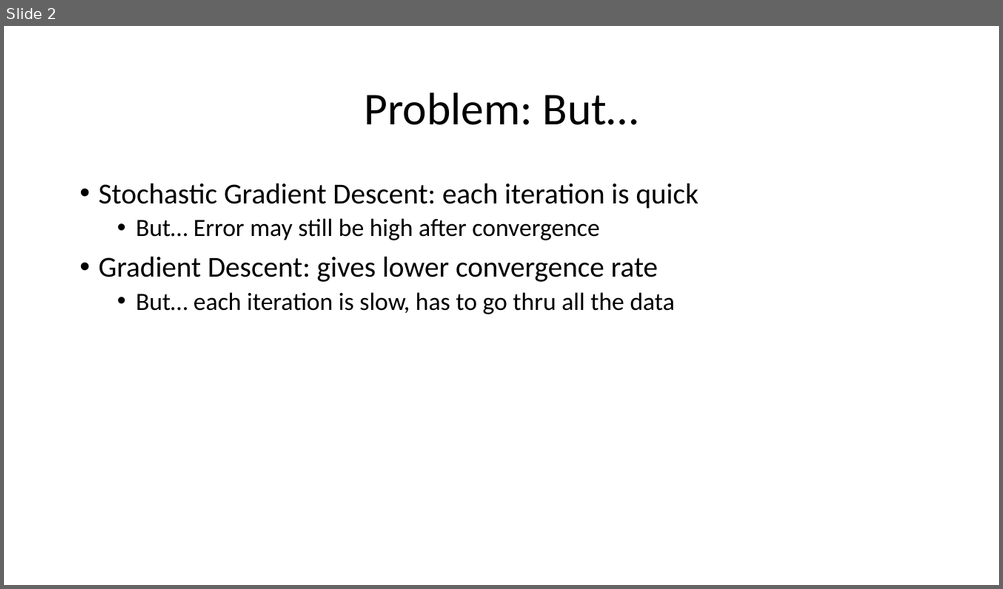
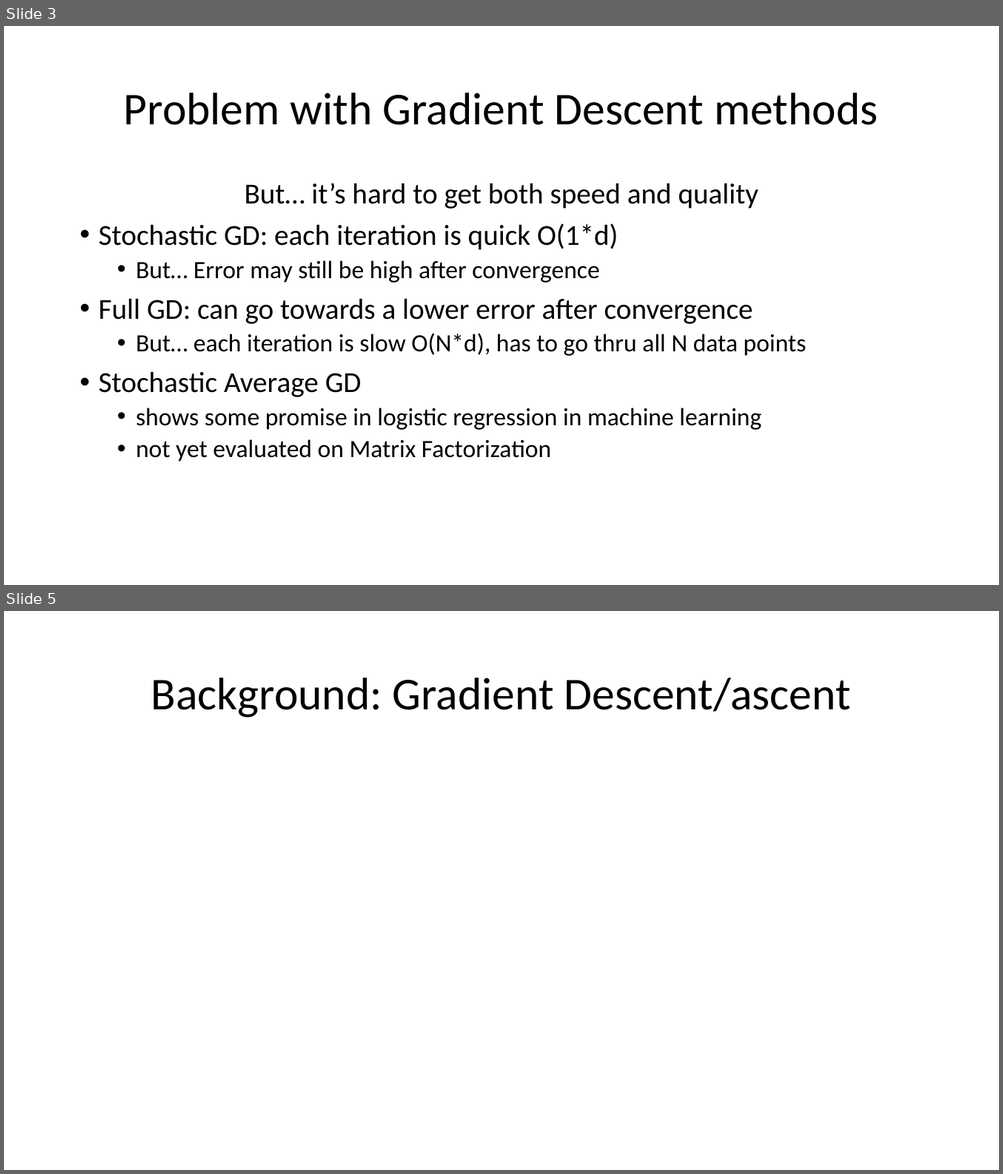
Before and after one commit to jamestklo/MatrixFactorizationMatlab, a slide deck: cs534L-AdaptiveDescent.pptx. Shown one above the other, each under a label of ours: slide 2 before the commit, slides 3 and 5 after it; the slides between them are not shown. The pictures are 1003x589 and 1003x1174 pixels, drawn with LibreOffice and Linux fonts; fonts in the diff are those of the drawing; grey boxes stand for pictures. Boxes give left, top, right and bottom in pixels: in the first picture for what was removed or moved away, otherwise in the second. Text is boxed around its words. In the diff, an @@ line names an element or a change of style, - is before the commit and + after.

```diff
--- a/cs534L-AdaptiveDescent.pptx
+++ b/cs534L-AdaptiveDescent.pptx
@@ slide 5 added at [4,611,999,1170], background #FFFFFF @@
@@ title added at [151,678,851,718], 44 pt, text #000000 @@
+Background: Gradient Descent/ascent
@@ what was slide 2 is now slide 3 @@
@@ slide 3 changed as well @@
@@ title at [124,93,877,125]: text changed @@
-Problem: But…
+Problem with Gradient Descent methods
@@ text at [99,183,759,250]: text changed @@
-• Stochastic Gradient Descent: each iteration is quick
+But… it’s hard to get both speed and quality
+• Stochastic GD: each iteration is quick O(1*d)
@@ text at [99,298,806,462]: text changed @@
-• Gradient Descent: gives lower convergence rate
-  • But… each iteration is slow, has to go thru all the data
+• Full GD: can go towards a lower error after convergence
+  • But… each iteration is slow O(N*d), has to go thru all N data points
+• Stochastic Average GD
+  • shows some promise in logistic regression in machine learning
+  • not yet evaluated on Matrix Factorization
```
Also in this commit, not shown: 5 other slides changed, 17 other slides added, 2 slides removed, 9 other files.
